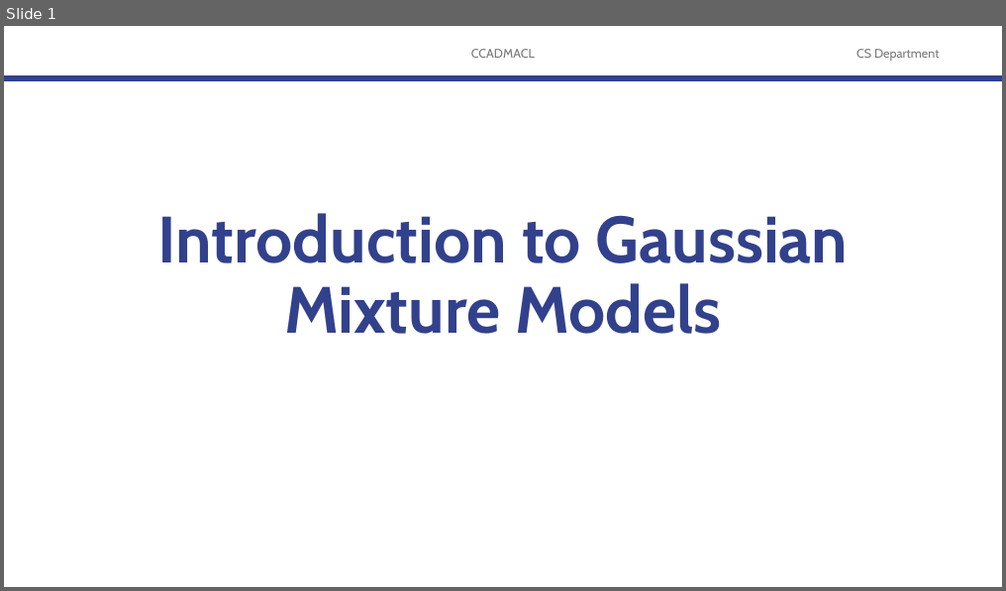
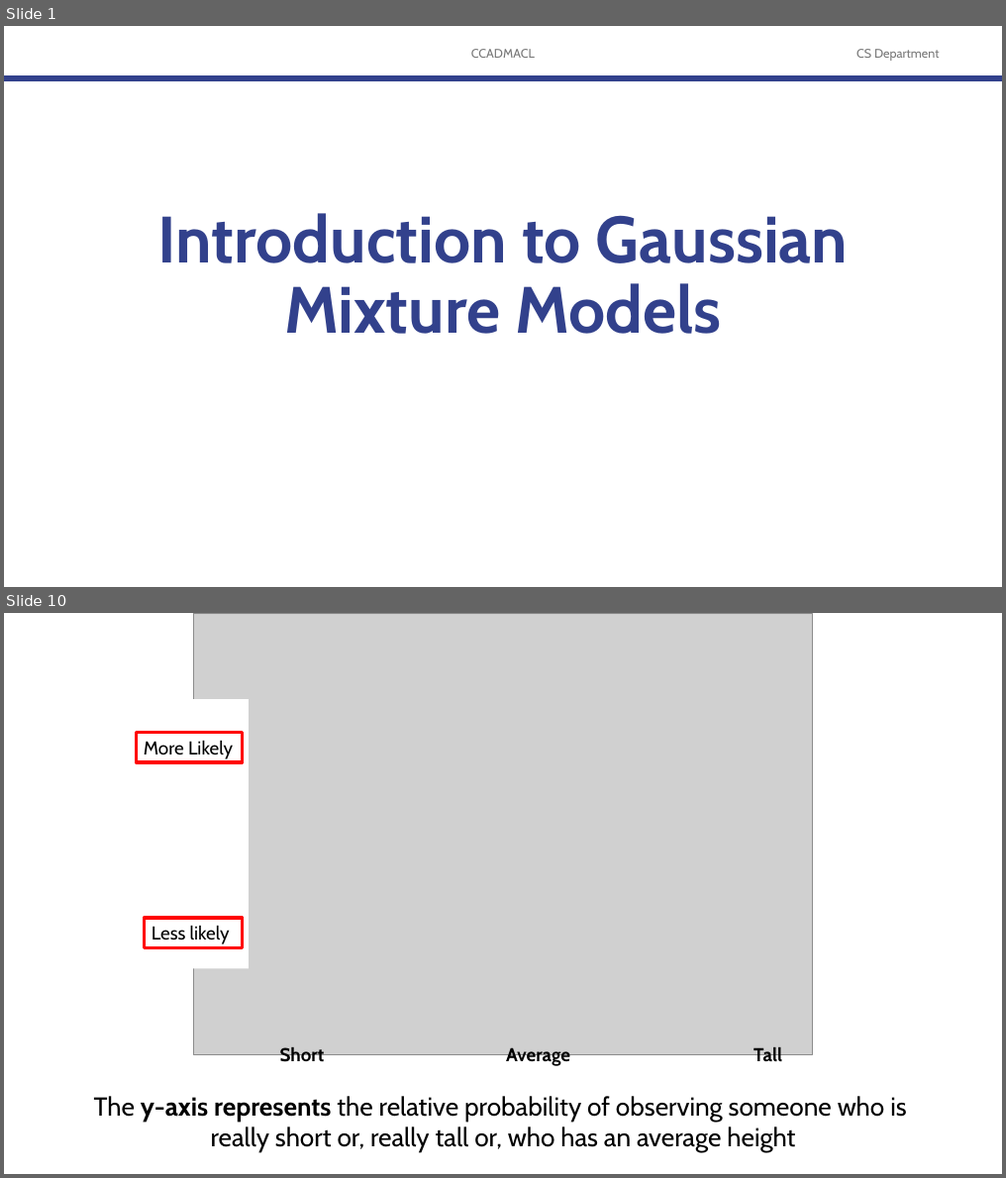
Before and after one commit to robitussin/CCADMACL, a slide deck: 8 - Gaussian Mixture Models/Introduction to Gaussian Mixture Models.pptx. Shown one above the other, each under a label of ours: slide 1 before the commit, slides 1 and 10 after it; the slides between them are not shown. The pictures are 1006x591 and 1006x1178 pixels, drawn with LibreOffice and Linux fonts; fonts in the diff are those of the drawing; grey boxes stand for pictures; background and template pictures are left out. Boxes give left, top, right and bottom in pixels: in the first picture for what was removed or moved away, otherwise in the second. Text is boxed around its words. In the diff, an @@ line names an element or a change of style, - is before the commit and + after.

```diff
--- a/8 - Gaussian Mixture Models/Introduction to Gaussian Mixture Models.pptx
+++ b/8 - Gaussian Mixture Models/Introduction to Gaussian Mixture Models.pptx
@@ slide 10 added at [4,613,1002,1174], background #FFFFFF @@
@@ picture added at [193,613,813,1056] @@
@@ rectangle added at [174,699,249,968], fill #FFFFFF @@
@@ rectangle added at [136,732,242,761], outline #FF0000 3 pt, 18 pt, text #000000 @@
+More Likely
@@ rectangle added at [144,918,242,948], outline #FF0000 3 pt, 18 pt, text #000000 @@
+Less likely
@@ text added at [280,1048,325,1067], 18 pt, text #000000, bold @@
+Short
@@ text added at [506,1048,570,1067], 18 pt, text #000000, bold @@
+Average
@@ text added at [753,1048,782,1067], 18 pt, text #000000, bold @@
+Tall
@@ text added at [94,1096,906,1153], 25 pt, text #000000 @@
+The y-axis represents the relative probability of observing someone who is
+really short or, really tall or, who has an average height
```
Also in this commit, not shown: 3 slides changed, 45 other slides added, 1 other file.
